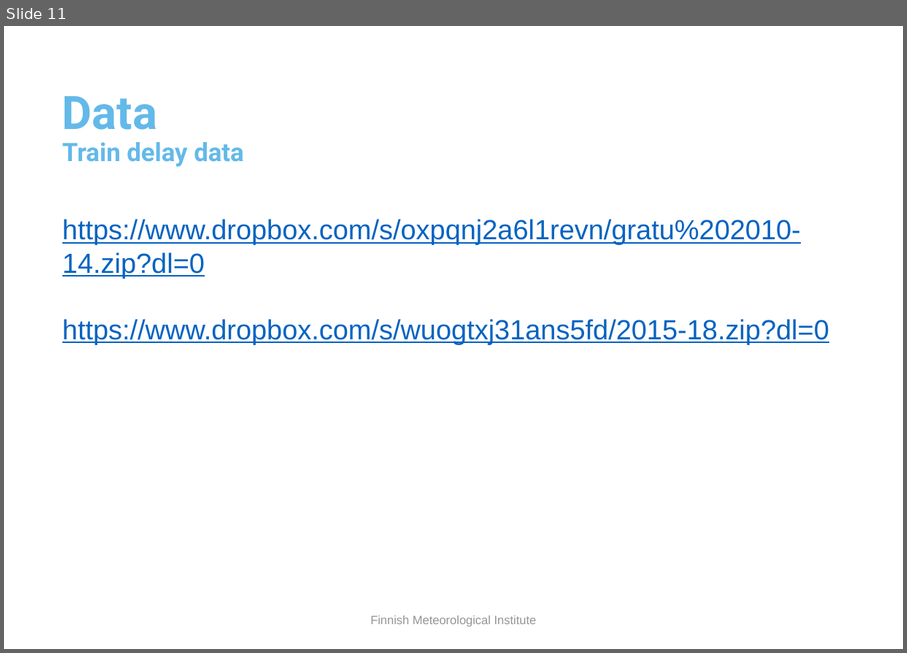
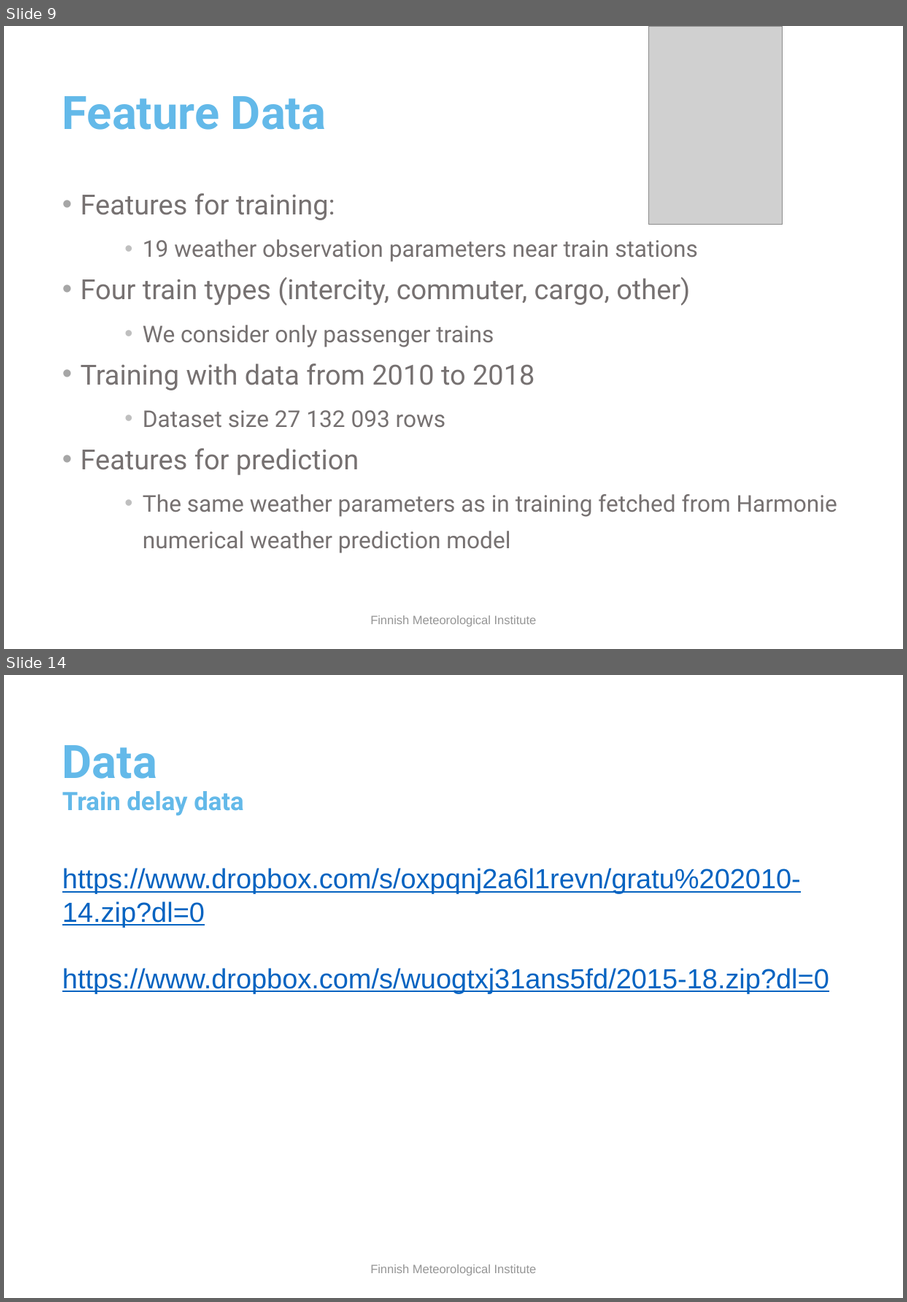
Before and after one commit to fmidev/trains, a slide deck: material/trains_technical.pptx. Shown one above the other, each under a label of ours: slide 11 before the commit, slides 9 and 14 after it; the slides between them are not shown. The pictures are 907x653 and 907x1302 pixels, drawn with LibreOffice and Linux fonts; fonts in the diff are those of the drawing; grey boxes stand for pictures; background and template pictures are left out. Boxes give left, top, right and bottom in pixels: in the first picture for what was removed or moved away, otherwise in the second. Text is boxed around its words. In the diff, an @@ line names an element or a change of style, - is before the commit and + after.

```diff
--- a/material/trains_technical.pptx
+++ b/material/trains_technical.pptx
@@ slide 9 added at [4, 26, 903, 649], background picture (left out) @@
@@ picture added at [649, 26, 783, 225] @@
@@ title added at [62, 96, 326, 130], 40 pt, text #63B9E9, bold @@
+Feature Data
@@ text added at [81, 193, 838, 553], 20 pt, text #767171 @@
+• Features for training:
+  • 19 weather observation parameters near train stations
+• Four train types (intercity, commuter, cargo, other)
+  • We consider only passenger trains
+• Training with data from 2010 to 2018
+  • Dataset size 27 132 093 rows
+• Features for prediction
+  • The same weather parameters as in training fetched from Harmonie numerical weather prediction model
@@ text added at [370, 615, 537, 627], 10.5 pt, text #959595 @@
+Finnish Meteorological Institute
@@ what was slide 11 is now slide 14 @@
```
Also in this commit, not shown: 9 slides changed, 3 other slides added, 1 slide removed, 16 other files.
